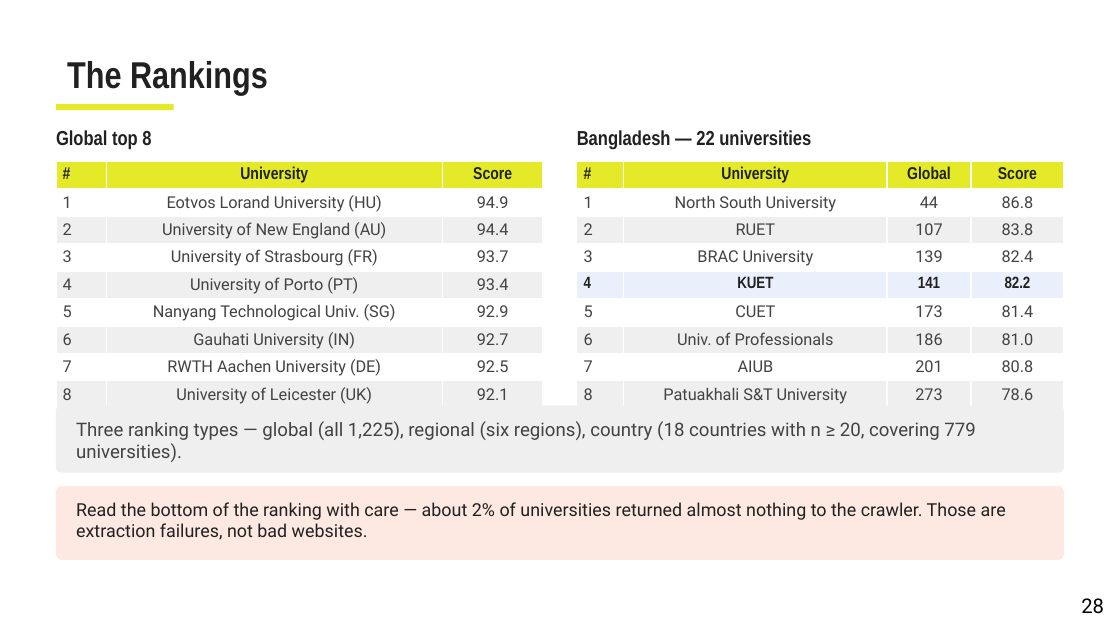
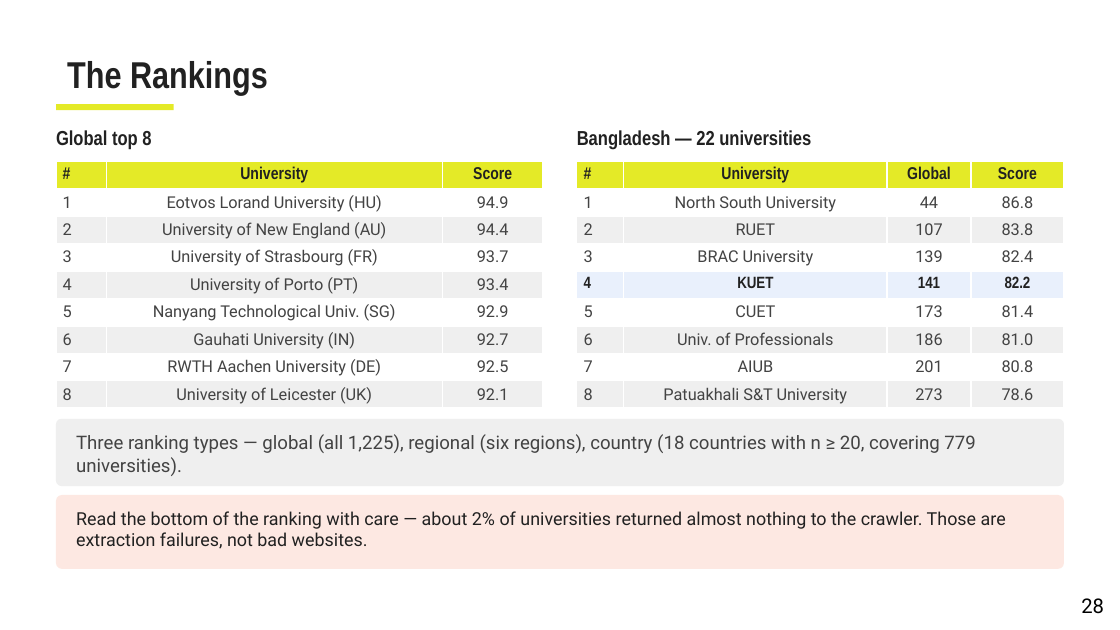
Before and after one commit to k-i-mahi/ml-project, a slide deck: slide 28 of FINAL_PROJECT/University_Website_Quality_Presentation.pptx. Drawn at 1120x630 pixels with LibreOffice and Linux fonts; fonts in the diff are those of the drawing. Boxes give left, top, right and bottom in pixels: in the first picture for what was removed or moved away, otherwise in the second. Text is boxed around its words. In the diff, an @@ line names an element or a change of style, - is before the commit and + after.

```diff
--- a/FINAL_PROJECT/University_Website_Quality_Presentation.pptx
+++ b/FINAL_PROJECT/University_Website_Quality_Presentation.pptx
@@ rounded rectangle moved from (x1=56, y1=405, x2=1064, y2=473) to (x1=56, y1=419, x2=1064, y2=486) @@
@@ text "Three ranking types — global ..." moved from (x1=76, y1=421, x2=975, y2=462) to (x1=76, y1=434, x2=975, y2=476) @@
@@ rounded rectangle moved from (x1=56, y1=486, x2=1064, y2=560) to (x1=56, y1=495, x2=1064, y2=569) @@
@@ text "Read the bottom of the ..." moved from (x1=76, y1=502, x2=1006, y2=540) to (x1=76, y1=511, x2=1006, y2=549) @@
```
Also in this commit, not shown: 6 other slides changed, 5 other files.
